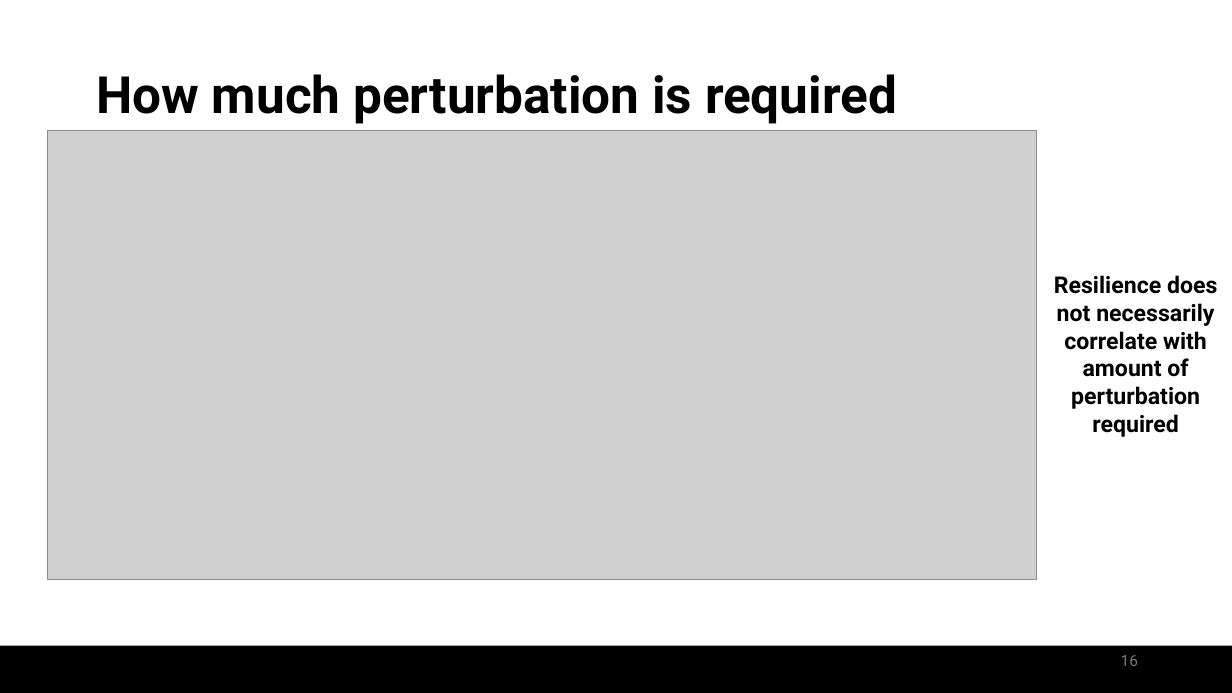
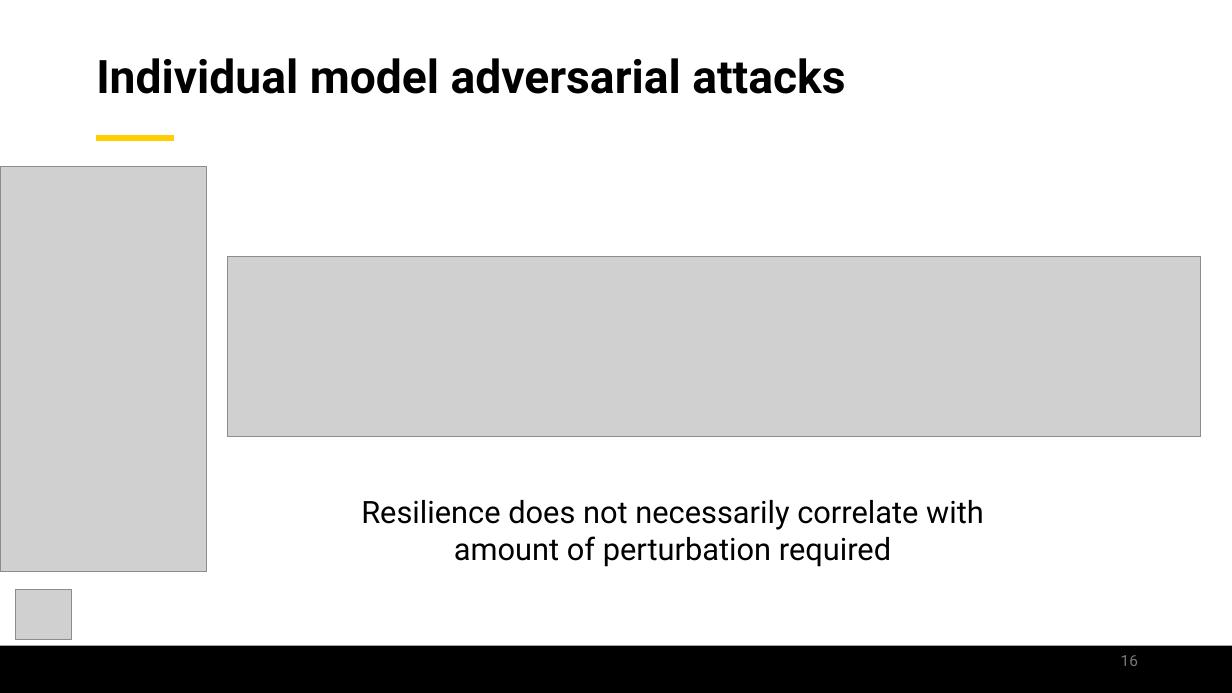
Before and after one commit to jamilgafur/Presentation, a slide deck: slide 16 of Presentation.pptx. Drawn at 1232x693 pixels with LibreOffice and Linux fonts; fonts in the diff are those of the drawing; grey boxes stand for pictures; background and template pictures are left out. Boxes give left, top, right and bottom in pixels: in the first picture for what was removed or moved away, otherwise in the second. Text is boxed around its words. In the diff, an @@ line names an element or a change of style, - is before the commit and + after.

```diff
--- a/Presentation.pptx
+++ b/Presentation.pptx
@@ title at (96, 58, 845, 94): text changed; size 40 to 36 pt @@
-How much perturbation is required
+Individual model adversarial attacks
@@ line added from (96, 138) to (174, 138), #FFCD00 5 pt @@
@@ picture: place and size @@
-picture at (47, 130, 1037, 580)
+picture at (0, 166, 206, 572)
@@ picture added at (227, 256, 1202, 437) @@
@@ text "Resilience does not necessarily correlate ...": place and size @@
-text "Resilience does not necessarily correlate ..." at (1054, 275, 1217, 437)
+text "Resilience does not necessarily correlate ..." at (361, 500, 984, 567)
@@ text "Resilience does not necessarily correlate ..." at (361, 500, 984, 567): size 18 to 24 pt, bold off @@
@@ picture added at (16, 590, 72, 640) @@
```
Also in this commit, not shown: 23 other slides changed, 31 slides added, 21 slides removed.
